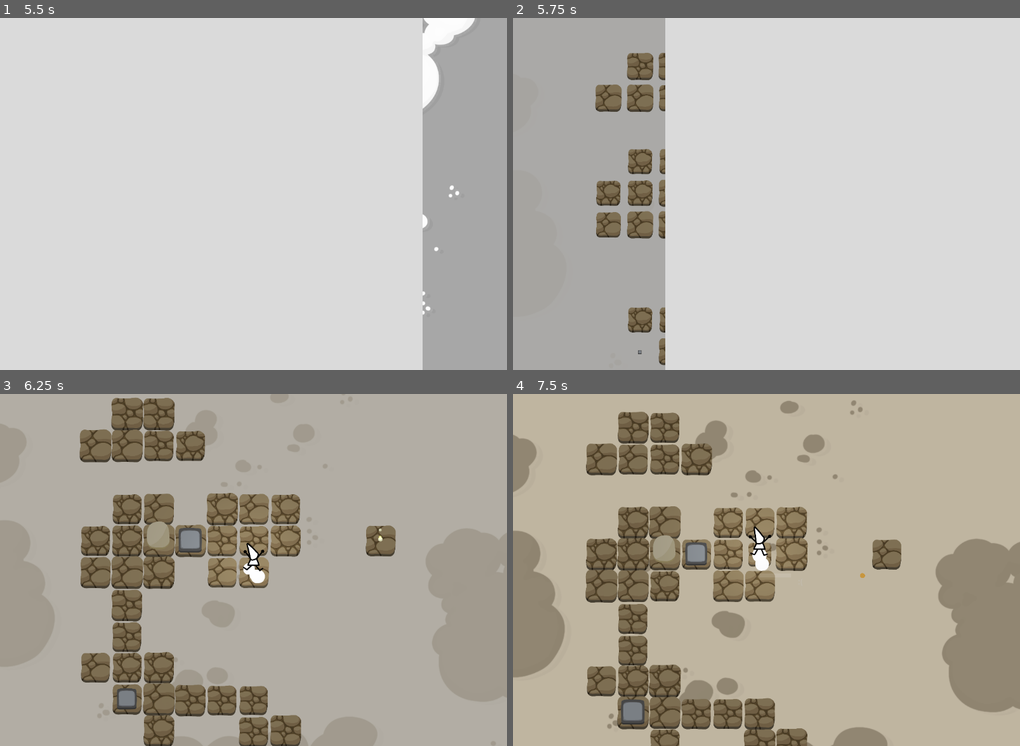
Above: before the commit, frames 1-4 (two rows, left to right).
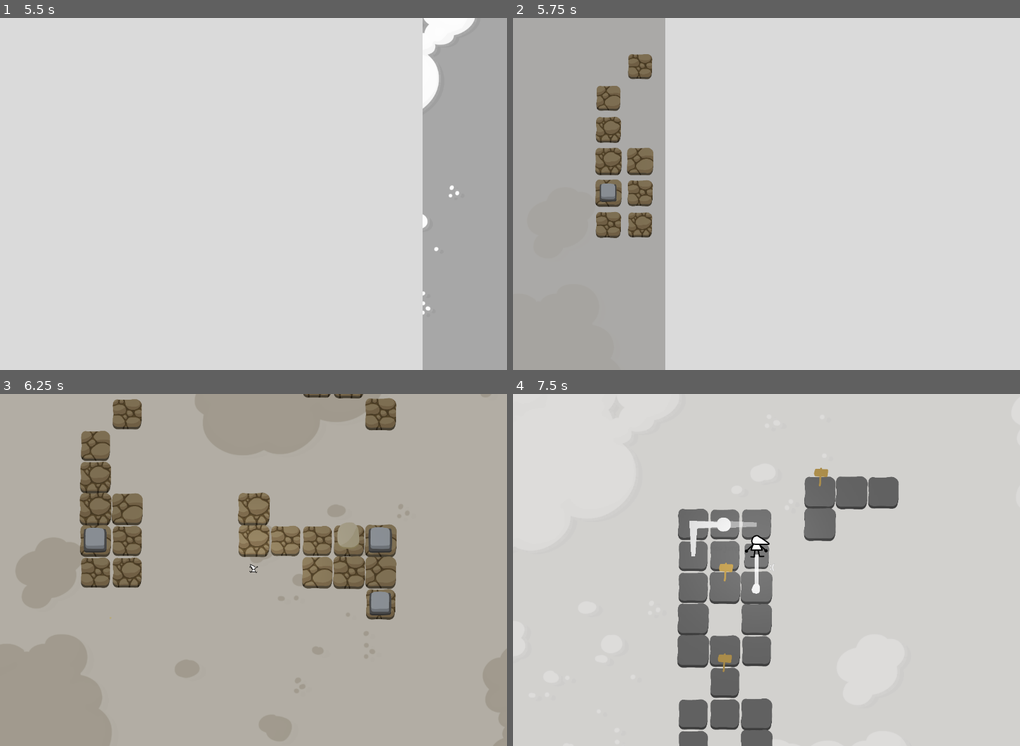
Above: after the commit, the same moments.

Repository: aznoqmous/gameoff-2024
Game: Godot game, scene res://scenes/title.tscn
Same seed, same stepped clock (60 frames per second), same inputs: the game is played once before the commit and once after it.
Inputs (mouse positions are in pixels of both pictures, inside the frame that each line leads up to):
- Up to frame 1 (5.5 s): move the mouse to (365, 176) at 0.52 s; hold Right (MoveRight) 0.53-1.28 s; tap Space (SwitchMode) every 0.75 s from 0.6 to 4.35 s; click (365, 176) at 0.67 s; move the mouse to (152, 211) at 1.27 s; hold Down (MoveDown) 1.28-2.03 s; move the mouse to (304, 116) at 2.02 s; hold Right (MoveRight) 2.03-2.78 s; move the mouse to (228, 264) at 2.77 s; hold Up (MoveUp) 2.78-3.53 s; click (228, 264) at 2.92 s; move the mouse to (405, 246) at 3.52 s; hold Left (MoveLeft) 3.53-5 s; move the mouse to (101, 141) at 4.27 s; click "PLAY" at 5 s
- Up to frame 2 (5.75 s): no input
- Up to frame 3 (6.25 s): move the mouse to (278, 570) at 5.77 s; hold Down (MoveDown) from 5.78 s (still down); tap Space (SwitchMode) at 5.85 s; click (278, 570) at 5.92 s
- Up to frame 4 (7.5 s): move the mouse to (690, 482) at 6.52 s; release Down (MoveDown) at 6.53 s; hold Right (MoveRight) 6.53-7.28 s; tap Space (SwitchMode) at 6.6, 7.35 s; move the mouse to (878, 552) at 7.27 s; hold Up (MoveUp) from 7.28 s (still down)

Frame 1 is identical in both runs. In frame 2, 3.2% of the frame differs, in the area x 16-31%, y 9-99%; in frame 3, 21%; in frame 4, 100%, in the area x 0-100%, y 0-100%.

Commit message:
fixed scene, cut end level

Diff:
--- a/scenes/game.tscn
+++ b/scenes/game.tscn
@@ -69,7 +69,7 @@
 visible = false
 
 [node name="Player" parent="." instance=ExtResource("1_2la08")]
-position = Vector2(8160, -3360)
+position = Vector2(17280, 480)
 
 [node name="Camera2D" type="Camera2D" parent="Player"]
 zoom = Vector2(0.3, 0.3)
@@ -145,91 +145,91 @@
 
 [node name="---STONE---" type="Node" parent="."]
 
-[node name="Push1" parent="---STONE---" instance=ExtResource("13_s7yu7")]
+[node name="Push1" parent="." instance=ExtResource("13_s7yu7")]
 position = Vector2(4080, -4080)
 
-[node name="Push3" parent="---STONE---" instance=ExtResource("15_ir2oa")]
+[node name="Push3" parent="." instance=ExtResource("15_ir2oa")]
 position = Vector2(7920, -1440)
 
-[node name="MountainButtons1" parent="---STONE---" instance=ExtResource("15_7vmk0")]
+[node name="MountainButtons1" parent="." instance=ExtResource("15_7vmk0")]
 position = Vector2(5760, -3840)
 
-[node name="StoneTeacher" parent="---STONE---" instance=ExtResource("13_7d6rc")]
+[node name="StoneTeacher" parent="." instance=ExtResource("13_7d6rc")]
 position = Vector2(9600, 240)
 
-[node name="MountainStone1" parent="---STONE---" instance=ExtResource("16_b1f5b")]
+[node name="MountainStone1" parent="." instance=ExtResource("16_b1f5b")]
 position = Vector2(13680, -720)
 
-[node name="MountainStone2" parent="---STONE---" instance=ExtResource("14_ip2n4")]
+[node name="MountainStone2" parent="." instance=ExtResource("14_ip2n4")]
 position = Vector2(17760, 480)
 
-[node name="MountainAltar" parent="---STONE---" instance=ExtResource("22_uh8hu")]
+[node name="MountainAltar" parent="." instance=ExtResource("22_uh8hu")]
 position = Vector2(20400, -480)
 
-[node name="Altar3" parent="---STONE---" node_paths=PackedStringArray("symbol") instance=ExtResource("26_3b3qm")]
+[node name="Altar3" parent="." node_paths=PackedStringArray("symbol") instance=ExtResource("26_3b3qm")]
 modulate = Color(1, 0.896094, 0.699219, 1)
 position = Vector2(21600, -2640)
-symbol = NodePath("../../---Symbols---/SymbolStone")
-
-[node name="Symbol2" parent="---STONE---/Altar3" instance=ExtResource("31_10rqu")]
+symbol = NodePath("../---Symbols---/SymbolStone")
+
+[node name="Symbol2" parent="Altar3" instance=ExtResource("31_10rqu")]
 position = Vector2(0, -480)
 script = null
 
 [node name="---Nature---" type="Node" parent="."]
 
-[node name="Nature1" parent="---Nature---" instance=ExtResource("12_jfl5y")]
+[node name="Nature1" parent="." instance=ExtResource("12_jfl5y")]
 position = Vector2(1920, -6720)
 
-[node name="Nature3" parent="---Nature---" instance=ExtResource("19_g1ffw")]
+[node name="Nature3" parent="." instance=ExtResource("19_g1ffw")]
 position = Vector2(1920, -9600)
 
-[node name="NatureTeacher" parent="---Nature---" instance=ExtResource("10_pwtql")]
+[node name="NatureTeacher" parent="." instance=ExtResource("10_pwtql")]
 position = Vector2(-720, -13200)
 
-[node name="NatureLilipad1" parent="---Nature---" instance=ExtResource("20_qup1n")]
+[node name="NatureLilipad1" parent="." instance=ExtResource("20_qup1n")]
 position = Vector2(2880, -13200)
 
-[node name="NatureLilipad2" parent="---Nature---" instance=ExtResource("24_b2hwo")]
+[node name="NatureLilipad2" parent="." instance=ExtResource("24_b2hwo")]
 position = Vector2(5760, -13680)
 
-[node name="NatureAltar" parent="---Nature---" instance=ExtResource("25_pmawo")]
+[node name="NatureAltar" parent="." instance=ExtResource("25_pmawo")]
 position = Vector2(7440, -16080)
 
-[node name="Altar2" parent="---Nature---" node_paths=PackedStringArray("symbol") instance=ExtResource("26_3b3qm")]
+[node name="Altar2" parent="." node_paths=PackedStringArray("symbol") instance=ExtResource("26_3b3qm")]
 modulate = Color(1, 1, 0.800781, 1)
 position = Vector2(8160, -18240)
-symbol = NodePath("../../---Symbols---/SymbolLilipad")
-
-[node name="Symbol" parent="---Nature---/Altar2" instance=ExtResource("35_gojn7")]
+symbol = NodePath("../---Symbols---/SymbolLilipad")
+
+[node name="Symbol" parent="Altar2" instance=ExtResource("35_gojn7")]
 position = Vector2(0, -480)
 script = null
 
 [node name="---Desert---" type="Node" parent="."]
 
-[node name="Desert1" parent="---Desert---" instance=ExtResource("25_4t5vn")]
+[node name="Desert1" parent="." instance=ExtResource("25_4t5vn")]
 position = Vector2(240, -3840)
 
-[node name="Desert2" parent="---Desert---" instance=ExtResource("26_pgo4m")]
+[node name="Desert2" parent="." instance=ExtResource("26_pgo4m")]
 position = Vector2(-3120, -8400)
 
-[node name="DesertTeacher" parent="---Desert---" instance=ExtResource("14_jdsps")]
+[node name="DesertTeacher" parent="." instance=ExtResource("14_jdsps")]
 position = Vector2(-4800, -11280)
 
-[node name="DesertTornado1" parent="---Desert---" instance=ExtResource("28_i841p")]
+[node name="DesertTornado1" parent="." instance=ExtResource("28_i841p")]
 position = Vector2(-8640, -11760)
 
-[node name="DesertTornado2" parent="---Desert---" instance=ExtResource("29_pll2u")]
+[node name="DesertTornado2" parent="." instance=ExtResource("29_pll2u")]
 position = Vector2(-12480, -12720)
 
-[node name="DesertAltar" parent="---Desert---" instance=ExtResource("29_83hrw")]
+[node name="DesertAltar" parent="." instance=ExtResource("29_83hrw")]
 position = Vector2(-15120, -13920)
 
-[node name="Altar" parent="---Desert---" node_paths=PackedStringArray("symbol") instance=ExtResource("26_3b3qm")]
+[node name="Altar" parent="." node_paths=PackedStringArray("symbol") instance=ExtResource("26_3b3qm")]
 modulate = Color(1, 0.980469, 0.867188, 1)
 position = Vector2(-16320, -15600)
-symbol = NodePath("../../---Symbols---/SymbolTornado")
-
-[node name="Symbol" parent="---Desert---/Altar" instance=ExtResource("32_w5ceq")]
+symbol = NodePath("../---Symbols---/SymbolTornado")
+
+[node name="Symbol" parent="Altar" instance=ExtResource("32_w5ceq")]
 position = Vector2(0, -480)
 script = null
 
--- a/scenes/levels/mountain/level_mountain_4.tscn
+++ b/scenes/levels/mountain/level_mountain_4.tscn
@@ -6,6 +6,7 @@
 [ext_resource type="PackedScene" uid="uid://dkriar24wri7v" path="res://scenes/tiles/tile-mountain.tscn" id="4_oiup0"]
 [ext_resource type="PackedScene" uid="uid://dhgprbkhapw2i" path="res://scenes/items/button.tscn" id="5_rujii"]
 [ext_resource type="PackedScene" uid="uid://dhnsy05wklqec" path="res://scenes/coin.tscn" id="6_lcfkb"]
+[ext_resource type="PackedScene" uid="uid://bdp2lpfyiwu40" path="res://scenes/sign.tscn" id="7_3skgn"]
 
 [node name="Mountain2" type="Node2D"]
 script = ExtResource("1_wvu0s")
@@ -17,7 +18,7 @@
 [node name="TileMapLayer" type="TileMapLayer" parent="."]
 z_index = -2
 position = Vector2(-128, -128)
-tile_map_data = PackedByteArray("AAAAAAAAAwAAAAIAAAABAAAAAwA …(431 unchanged characters)… ABAAIAAAD+/wAAAwACAAIAAAD//wAAAwAAAAIAAAA=")
+tile_map_data = PackedByteArray("AAAAAAAAAwAAAAIAAAABAAAAAwA …(431 unchanged characters)… ABAAIAAAD+/wAAAwACAAIAAAD//wAAAwAAAAIAAAD+////AwACAAIAAAA=")
 tile_set = ExtResource("2_wodqw")
 
 [node name="Tile" parent="TileMapLayer" node_paths=PackedStringArray("activators") instance=ExtResource("4_oiup0")]
@@ -72,3 +73,7 @@
 
 [node name="Coin" parent="." instance=ExtResource("6_lcfkb")]
 position = Vector2(240, -1440)
+
+[node name="Sign" parent="." instance=ExtResource("7_3skgn")]
+position = Vector2(-480, -240)
+message = "Your drawing's direction doesn't matter"
--- a/scenes/sign.tscn
+++ b/scenes/sign.tscn
@@ -35,10 +35,11 @@
 
 [node name="Sprite2D" type="Sprite2D" parent="."]
 y_sort_enabled = true
-position = Vector2(4, -26)
+position = Vector2(4, -81)
 texture = ExtResource("1_rawr2")
 
 [node name="Container" type="Node2D" parent="."]
+position = Vector2(0, -55)
 
 [node name="SymbolSprite" type="Sprite2D" parent="Container"]
 y_sort_enabled = true
--- a/scripts/levels/level.gd
+++ b/scripts/levels/level.gd
@@ -12,7 +12,7 @@
 @export var stop_current_audio_track: bool
 
 var resets = 0
-var show_tips_reset_count = 3
+var show_tips_reset_count = 2
 
 var refLevel: Level # level kept as reference inside game
 
@@ -24,6 +24,7 @@
 	game.levels.append(self)
 	tile_map_layer.visible = false
 	item_layer.visible = false
+	if tips: tips.visible = false
 
 # called only on reference levels, not on clones
 func init():
@@ -37,7 +38,7 @@
 
 func handle_reset():
 	resets += 1
-	if resets > show_tips_reset_count and tips: tips.visible = true
+	if resets >= show_tips_reset_count and tips: tips.visible = true
 
 func clone():
 	var level : Level = scene.instantiate()
Not shown: 1 places in scenes/levels/mountain/level_mountain_4.tscn that only renumber resources
